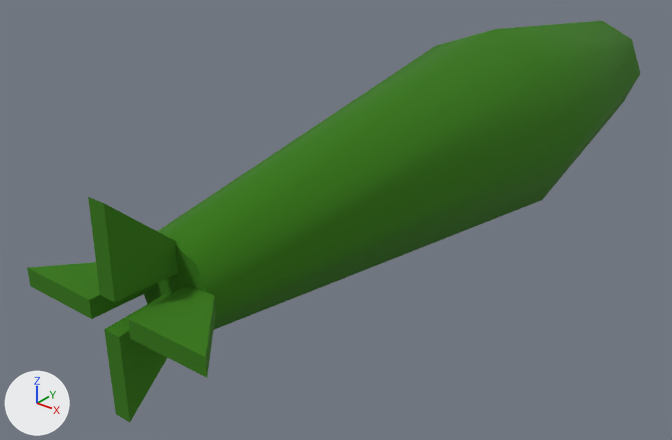
One commit to the glTF model models/torpedo001.glb: the scene before it, then after it.
The view is the same before and after, from a camera (50 mm lens) standing at (2.46, -4.48, 1.81) and looking at (-0.33, -1.0, -0.35). Every picture has the same lights, and +X, +Y and +Z are marked at lower left.
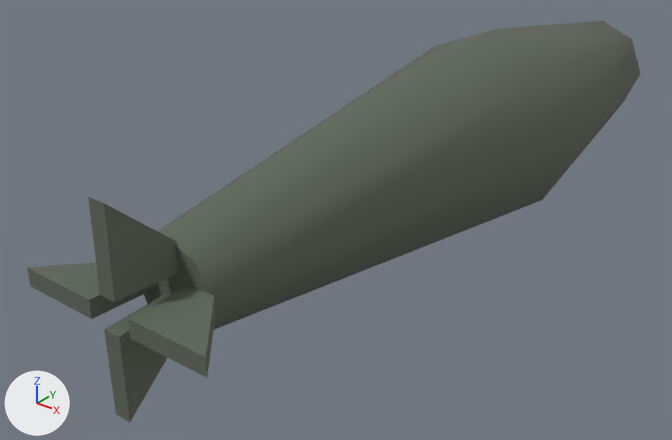
Where the change shows, as pixel boxes (x1, y1, x2, y2) in the pictures (672 x 440 px):
'Cylinder.002', recoloured (green to grey): (144, 21, 640, 330) in both
'Cube', recoloured (green to grey): (88, 197, 178, 302) in both
'Cube.001', recoloured (green to grey): (128, 285, 216, 378) in both
'Cube.002', recoloured (green to grey): (104, 294, 169, 422) in both
'Cube.003', recoloured (green to grey): (27, 262, 156, 319) in both

The change, as a diff of the scene's bpy script:
```diff
--- a/models/torpedo001.glb.py
+++ b/models/torpedo001.glb.py
@@ mat_torpedo @@
 mat_torpedo = principled_material('Torpedo')
-mat_torpedo.base_color = (0.0322, 0.184, 0.0)  # dark green #327700
+mat_torpedo.base_color = (0.117, 0.138, 0.105)  # dark grey #60685b
 mat_torpedo.roughness = 1.0
@@ mat_torpedo_001 @@
 mat_torpedo_001 = principled_material('Torpedo.001')
-mat_torpedo_001.base_color = (0.0322, 0.184, 0.0)  # dark green #327700
+mat_torpedo_001.base_color = (0.117, 0.138, 0.105)  # dark grey #60685b
 mat_torpedo_001.roughness = 1.0
```
